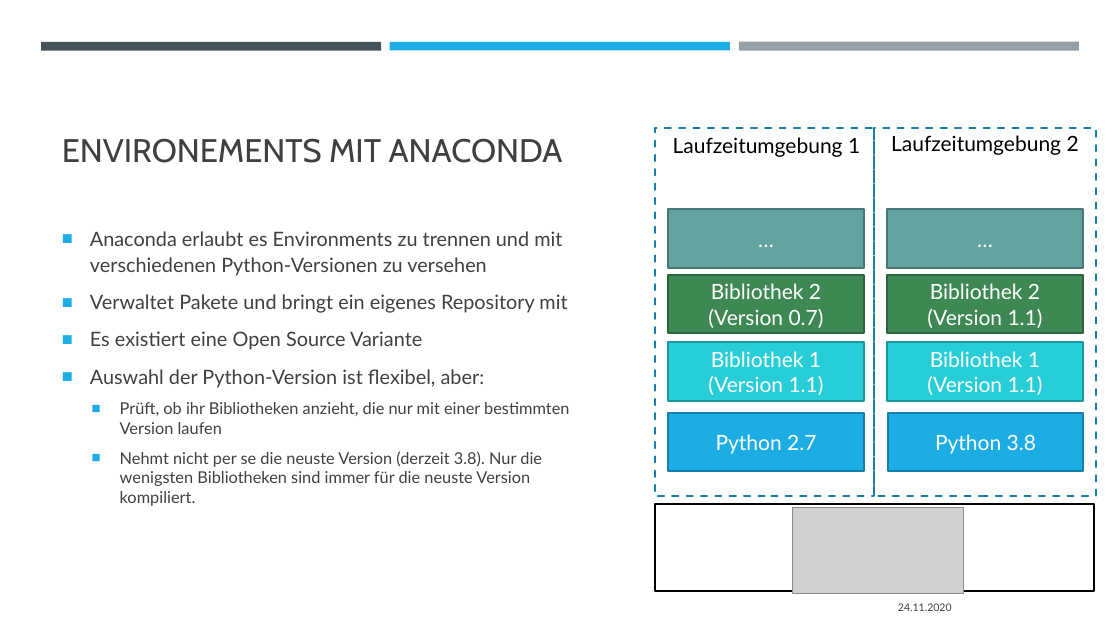
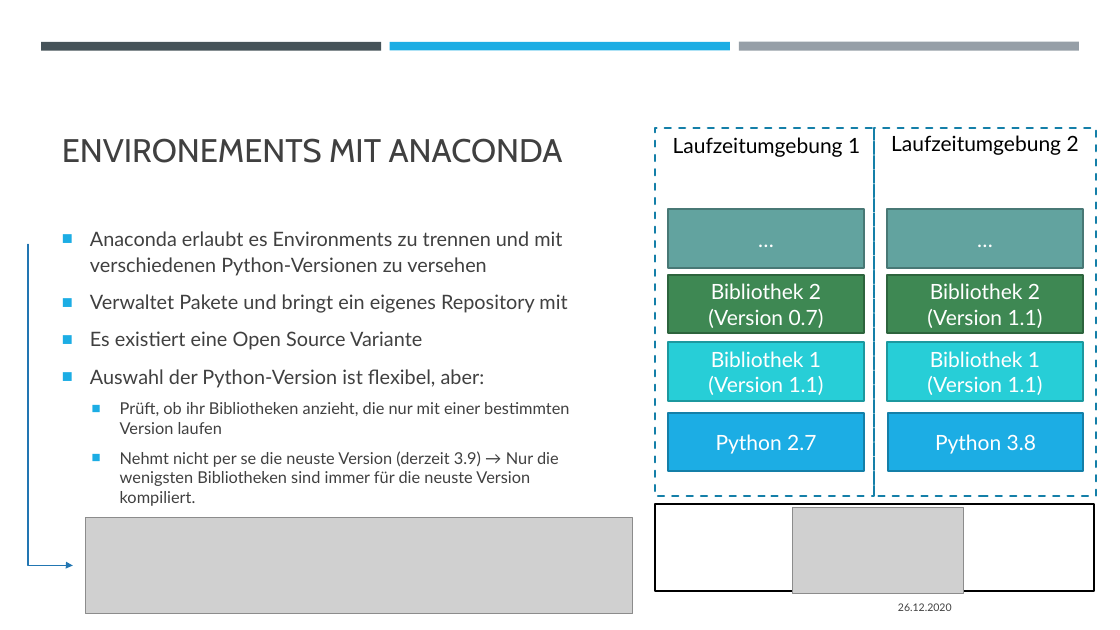
Before and after one commit to padmalcom/AISpeechAssistant, a slide deck: slide 5 of slides/00_b_DevEnv.pptx. Drawn at 1120x630 pixels with LibreOffice and Linux fonts; fonts in the diff are those of the drawing; grey boxes stand for pictures. Boxes give left, top, right and bottom in pixels: in the first picture for what was removed or moved away, otherwise in the second. Text is boxed around its words. In the diff, an @@ line names an element or a change of style, - is before the commit and + after.

```diff
--- a/slides/00_b_DevEnv.pptx
+++ b/slides/00_b_DevEnv.pptx
@@ elbow arrow added from (28, 245) to (73, 565), #2276B2 1 pt @@
@@ text at box(120, 451, 559, 506): text changed @@
-  ■ Nehmt nicht per se die neuste Version (derzeit 3.8). Nur die wenigsten Bibliotheken sind immer für die neuste Version kompiliert.
+  ■ Nehmt nicht per se die neuste Version (derzeit 3.9) → Nur die wenigsten Bibliotheken sind immer für die neuste Version kompiliert.
@@ picture added at box(85, 518, 633, 614) @@
@@ text at box(898, 603, 952, 611): text changed @@
-24.11.2020
+26.12.2020
```
Also in this commit, not shown: 6 other slides changed, 15 other files.
